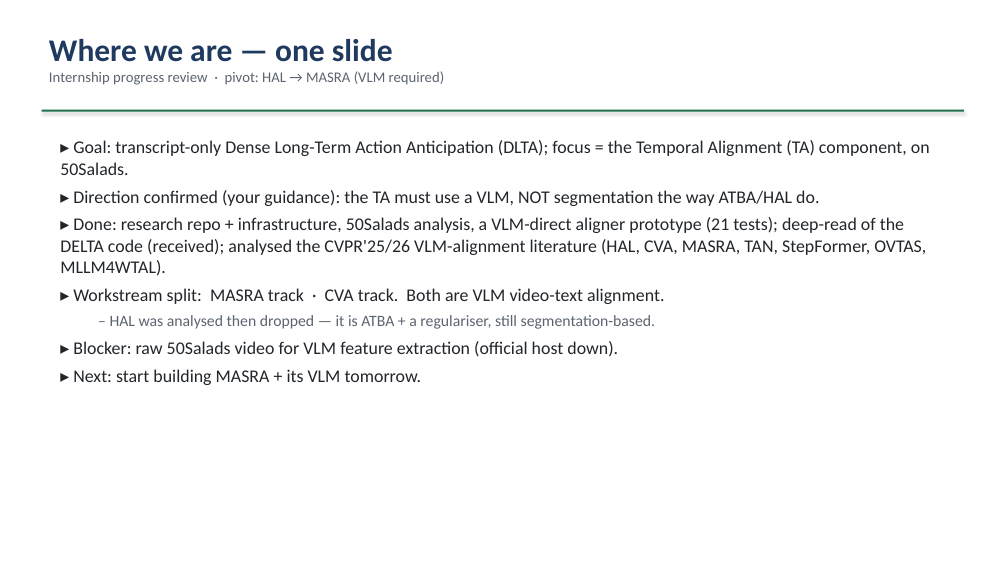
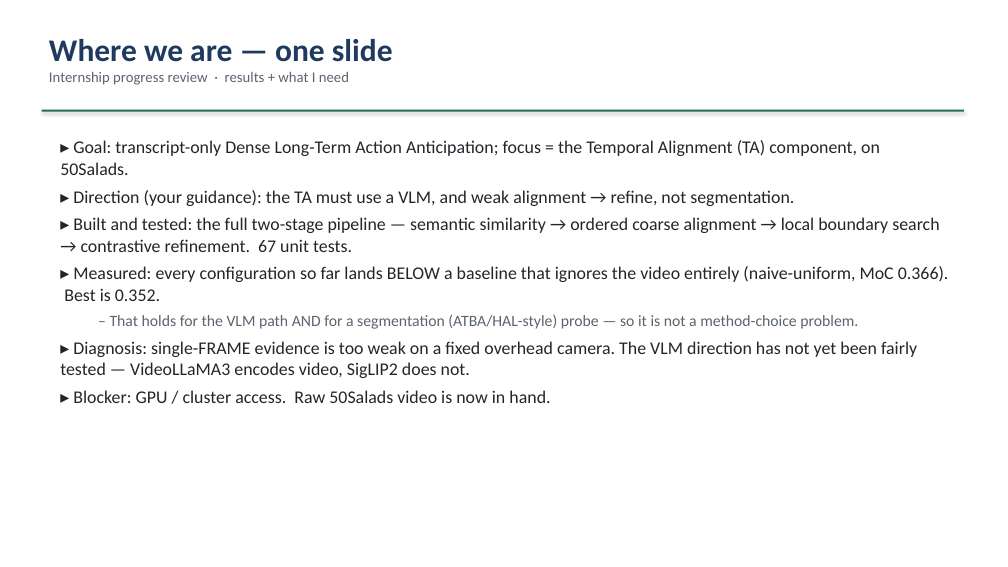
Before and after one commit to epayaslii/DELTA, a slide deck: slide 2 of slides/DELTA_progress.pptx. Drawn at 1008x567 pixels with LibreOffice and Linux fonts; fonts in the diff are those of the drawing. Boxes give left, top, right and bottom in pixels: in the first picture for what was removed or moved away, otherwise in the second. Text is boxed around its words. In the diff, an @@ line names an element or a change of style, - is before the commit and + after.

Commit message:
Update the deck with measured results
The back half was still the pre-measurement plan (InternVideo2, "chase raw 50S
video", an M1-M7 schedule) with no numbers in it. Replaced with a results
section and refreshed the opening summary and takeaways.

New: the headline table (every method vs the naive-uniform floor), the
diagnostic evidence for why (0.94 frame similarity, 27% on the hard semantic
test, the self-confirmation trace), what the results do and don't imply, the
build/test status, and the asks -- GPU access with remote access confirmed
before the on-site weeks end, plus the direction call.

States plainly that 67 passing tests show the code is correct on synthetic
data, not that the method works.

```diff
--- a/slides/DELTA_progress.pptx
+++ b/slides/DELTA_progress.pptx
@@ text at [49, 72, 349, 85]: text changed @@
-Internship progress review · pivot: HAL → MASRA (VLM required)
+Internship progress review · results + what I need
@@ text at [60, 140, 949, 403]: text changed @@
-▸ Goal: transcript-only Dense Long-Term Action Anticipation (DLTA); focus = the Temporal Alignment (TA) component, on 50Salads.
-▸ Direction confirmed (your guidance): the TA must use a VLM, NOT segmentation the way ATBA/HAL do.
-▸ Done: research repo + infrastructure, 50Salads analysis, a VLM-direct aligner prototype (21 tests); deep-read of the DELTA code (received); analysed the CVPR'25/26 VLM-alignment literature (HAL, CVA, MASRA, TAN, StepFormer, OVTAS, MLLM4WTAL).
-▸ Workstream split: MASRA track · CVA track. Both are VLM video-text alignment.
-  – HAL was analysed then dropped — it is ATBA + a regulariser, still segmentation-based.
-▸ Blocker: raw 50Salads video for VLM feature extraction (official host down).
-▸ Next: start building MASRA + its VLM tomorrow.
+▸ Goal: transcript-only Dense Long-Term Action Anticipation; focus = the Temporal Alignment (TA) component, on 50Salads.
+▸ Direction (your guidance): the TA must use a VLM, and weak alignment → refine, not segmentation.
+▸ Built and tested: the full two-stage pipeline — semantic similarity → ordered coarse alignment → local boundary search → contrastive refinement. 67 unit tests.
+▸ Measured: every configuration so far lands BELOW a baseline that ignores the video entirely (naive-uniform, MoC 0.366). Best is 0.352.
+  – That holds for the VLM path AND for a segmentation (ATBA/HAL-style) probe — so it is not a method-choice problem.
+▸ Diagnosis: single-FRAME evidence is too weak on a fixed overhead camera. The VLM direction has not yet been fairly tested — VideoLLaMA3 encodes video, SigLIP2 does not.
+▸ Blocker: GPU / cluster access. Raw 50Salads video is now in hand.
```
Also in this commit, not shown: 2 other slides changed, 5 slides added, 5 slides removed, 1 other file.
